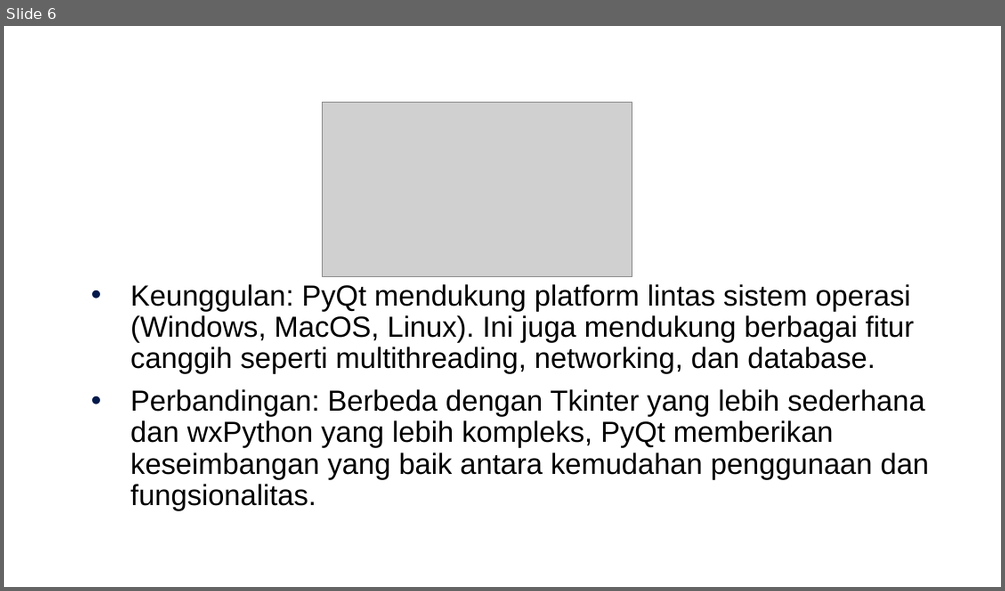
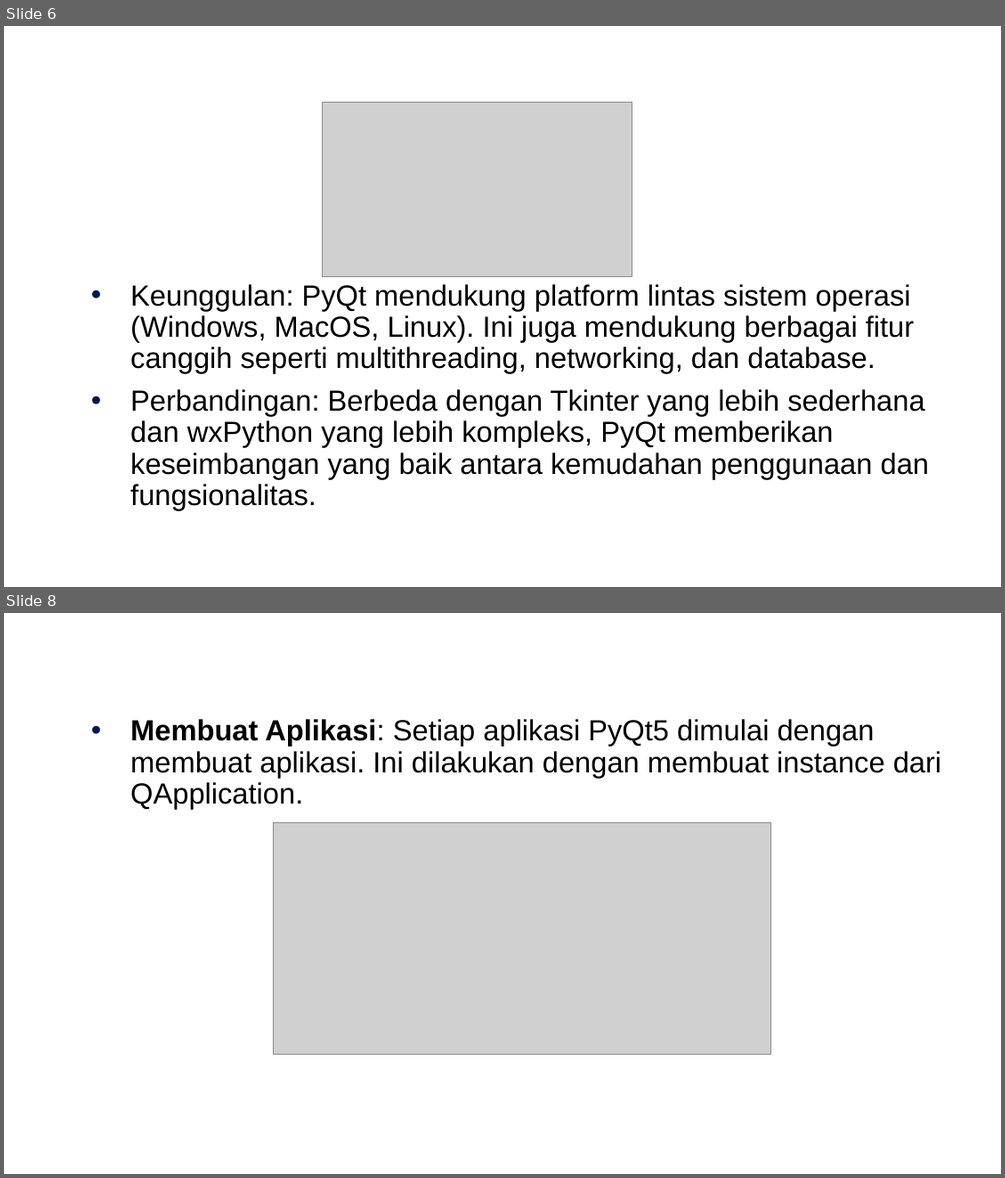
Before and after one commit to arifsetwn/modul_python_pbo, a slide deck: Bab 8 - PyQt.pptx. Shown one above the other, each under a label of ours: slide 6 before the commit, slides 6 and 8 after it; the slides between them are not shown. The pictures are 1005x591 and 1005x1178 pixels, drawn with LibreOffice and Linux fonts; fonts in the diff are those of the drawing; grey boxes stand for pictures; background and template pictures are left out. Boxes give left, top, right and bottom in pixels: in the first picture for what was removed or moved away, otherwise in the second. Text is boxed around its words. In the diff, an @@ line names an element or a change of style, - is before the commit and + after.

```diff
--- a/Bab 8 - PyQt.pptx
+++ b/Bab 8 - PyQt.pptx
@@ slide 8 added at <box>4,613,1001,1174</box>, background #FFFFFF @@
@@ text added at <box>130,719,941,809</box>, 21 pt, text #000000 @@
+• Membuat Aplikasi: Setiap aplikasi PyQt5 dimulai dengan membuat aplikasi. Ini dilakukan dengan membuat instance dari QApplication.
@@ picture added at <box>273,822,770,1054</box> @@
```
Also in this commit, not shown: 7 other slides added, 1 slide removed, 15 other files.
